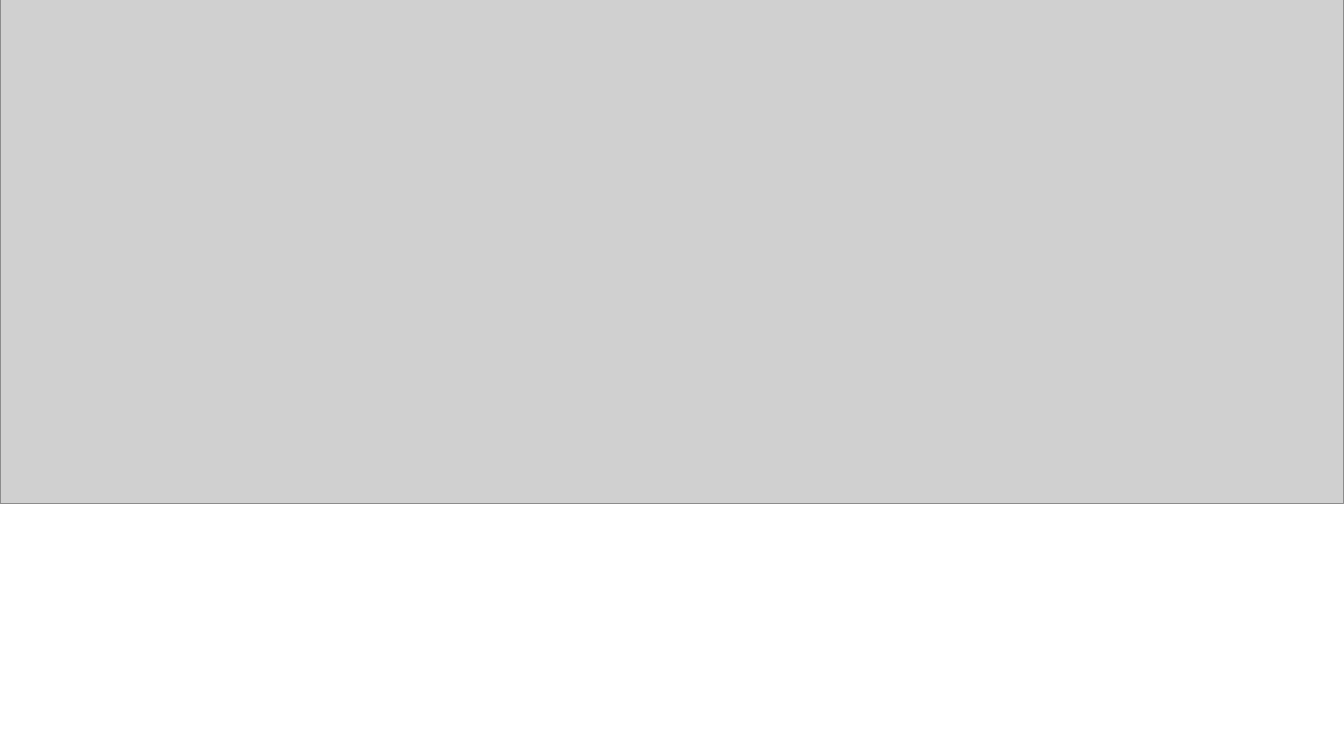
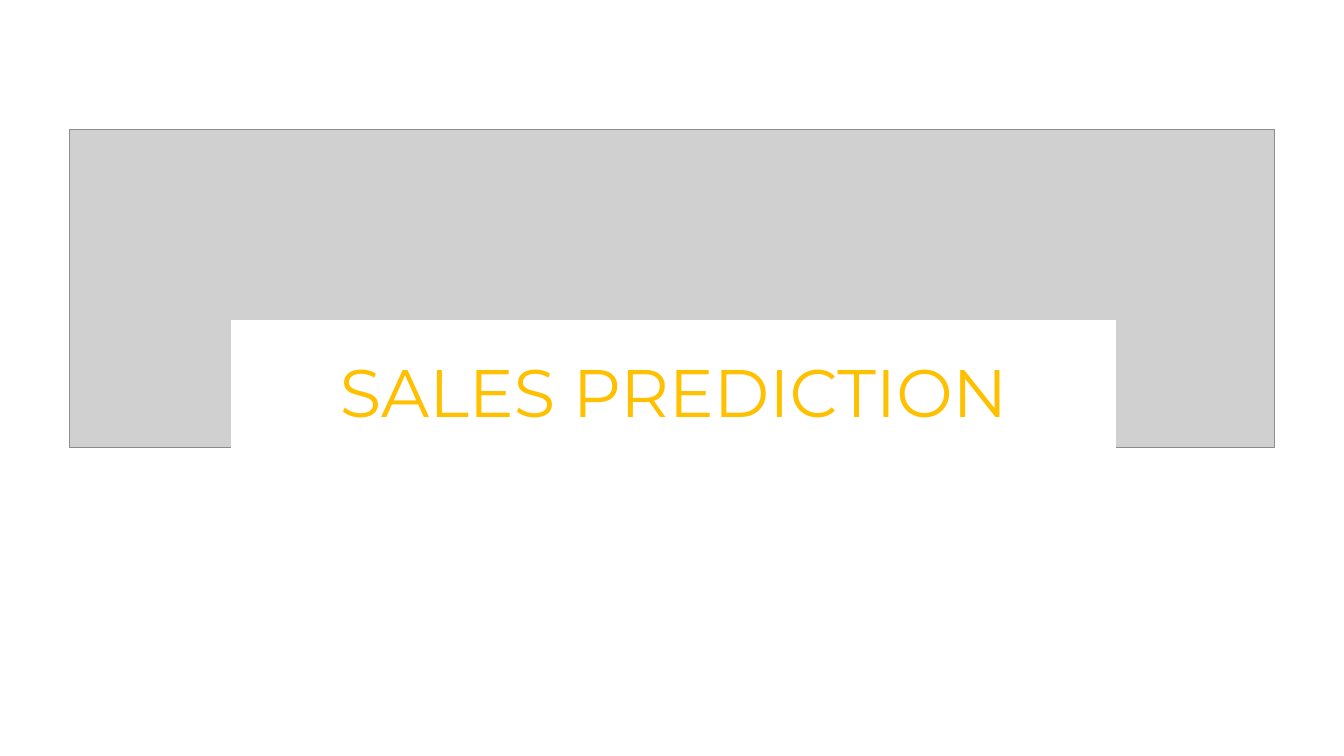
Before and after one commit to Team7-MSBA/Machine-Learning-Final-Project, a slide deck: slide 1 of FinalPresentation.pptx. Drawn at 1344x756 pixels with LibreOffice and Linux fonts; fonts in the diff are those of the drawing; grey boxes stand for pictures. Boxes give left, top, right and bottom in pixels: in the first picture for what was removed or moved away, otherwise in the second. Text is boxed around its words. In the diff, an @@ line names an element or a change of style, - is before the commit and + after.

```diff
--- a/FinalPresentation.pptx
+++ b/FinalPresentation.pptx
@@ rectangle added at (0,0,1344,525), fill #FFFFFF, outline #FFFFFF 1 pt @@
@@ picture: place and size @@
-picture at (0,0,1344,504)
+picture at (70,129,1275,448)
@@ rectangle added at (232,321,1115,462), fill #FFFFFF, outline #FFFFFF 1 pt, 48 pt, text #FFC000 @@
+SALES PREDICTION
```
Also in this commit, not shown: 10 other slides changed, 3 slides added, 1 slide removed.
